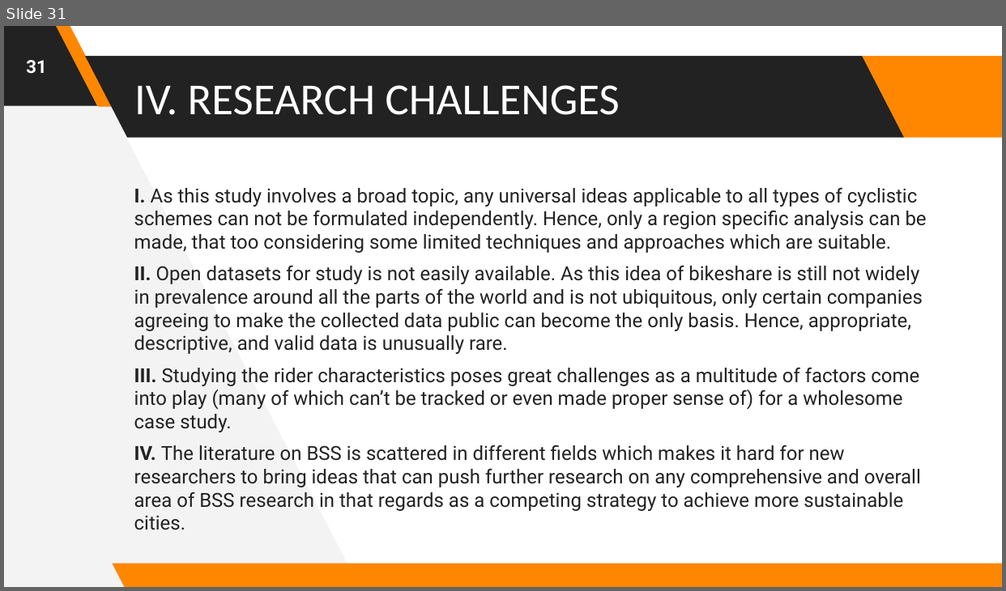
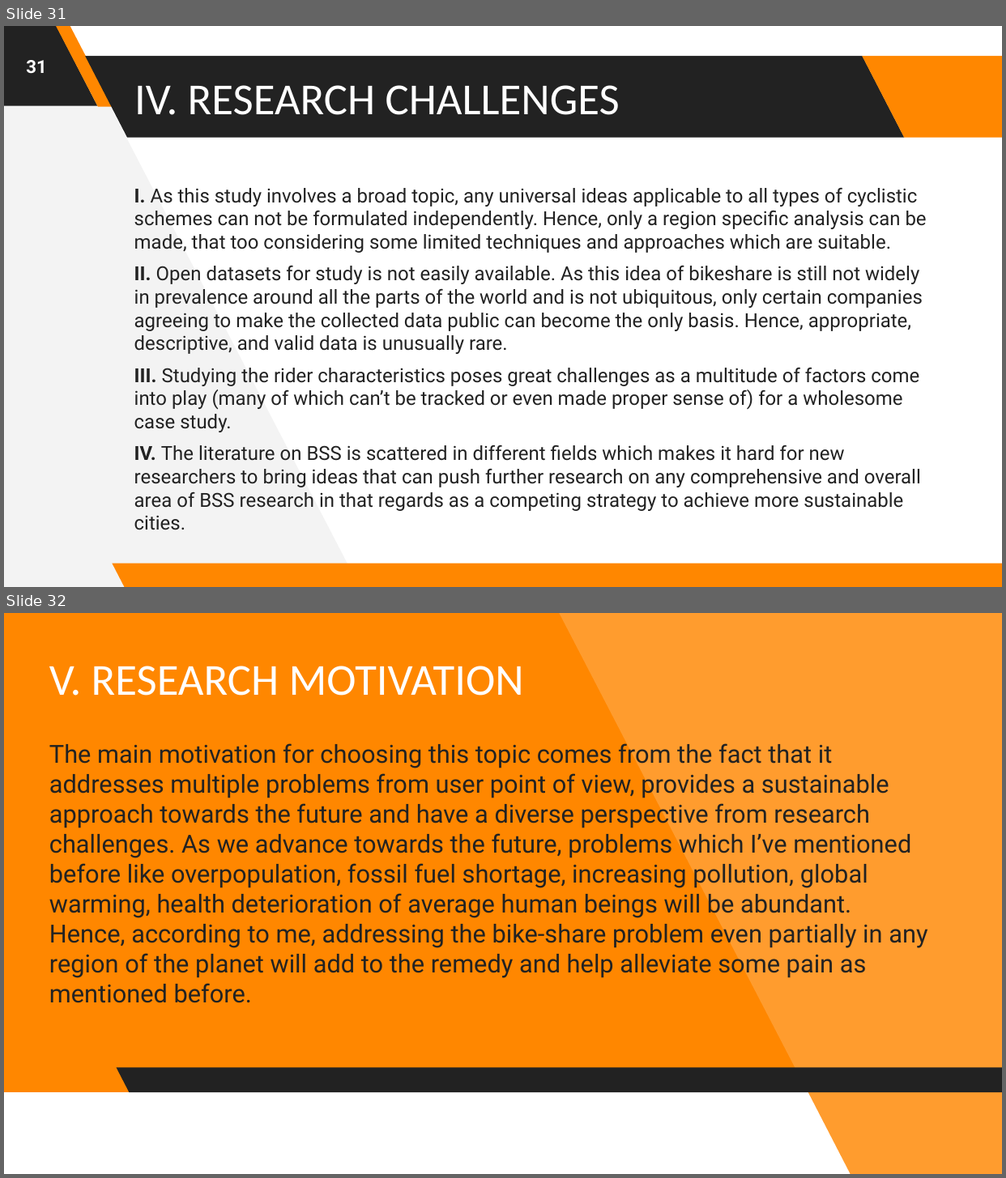
Before and after one commit to astrodestroyergithub/Divvy-Bike-Share, a slide deck: PPTS/19BCE1156_Tamojit_Roy_Capstone_Project_B.Tech_CSE_2019-23_Review-1.pptx. Shown one above the other, each under a label of ours: slide 31 before the commit, slides 31 and 32 after it. The pictures are 1006x591 and 1006x1178 pixels, drawn with LibreOffice and Linux fonts; fonts in the diff are those of the drawing. Boxes give left, top, right and bottom in pixels: in the first picture for what was removed or moved away, otherwise in the second. Text is boxed around its words. In the diff, an @@ line names an element or a change of style, - is before the commit and + after.

```diff
--- a/PPTS/19BCE1156_Tamojit_Roy_Capstone_Project_B.Tech_CSE_2019-23_Review-1.pptx
+++ b/PPTS/19BCE1156_Tamojit_Roy_Capstone_Project_B.Tech_CSE_2019-23_Review-1.pptx
@@ slide 32 added at (4,613,1002,1174), background #FF8700 @@
@@ freeform shape added at (559,613,1002,1174), fill #FFFFFF at 18% opacity @@
@@ title added at (49,666,524,696), 32 pt, text #FFFFFF @@
+V. RESEARCH MOTIVATION
@@ subtitle added at (49,741,927,1003), 18 pt, text #222222 @@
+The main motivation for choosing this topic comes from the fact that it addresses multiple problems from user point of view, provides a sustainable approach towards the future and have a diverse perspective from research challenges. As we advance towards the future, problems which I’ve mentioned before like overpopulation, fossil fuel shortage, increasing pollution, global warming, health deterioration of average human beings will be abundant. Hence, according to me, addressing the bike-share problem even partially in any region of the planet will add to the remedy and help alleviate some pain as mentioned before.
@@ parallelogram added at (116,1068,1002,1093), fill #222222 @@
@@ parallelogram added at (4,1093,850,1174), fill #FFFFFF @@
```
Also in this commit, not shown: 6 slides changed, 1 slide removed, 1 other file.
